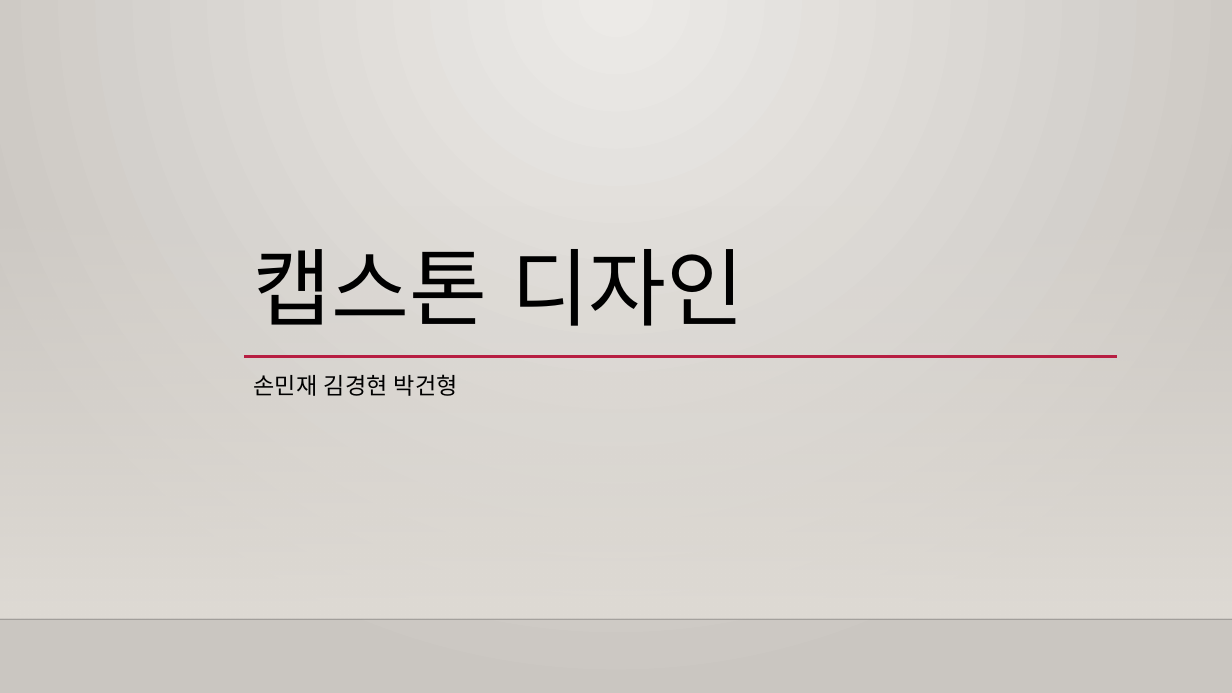
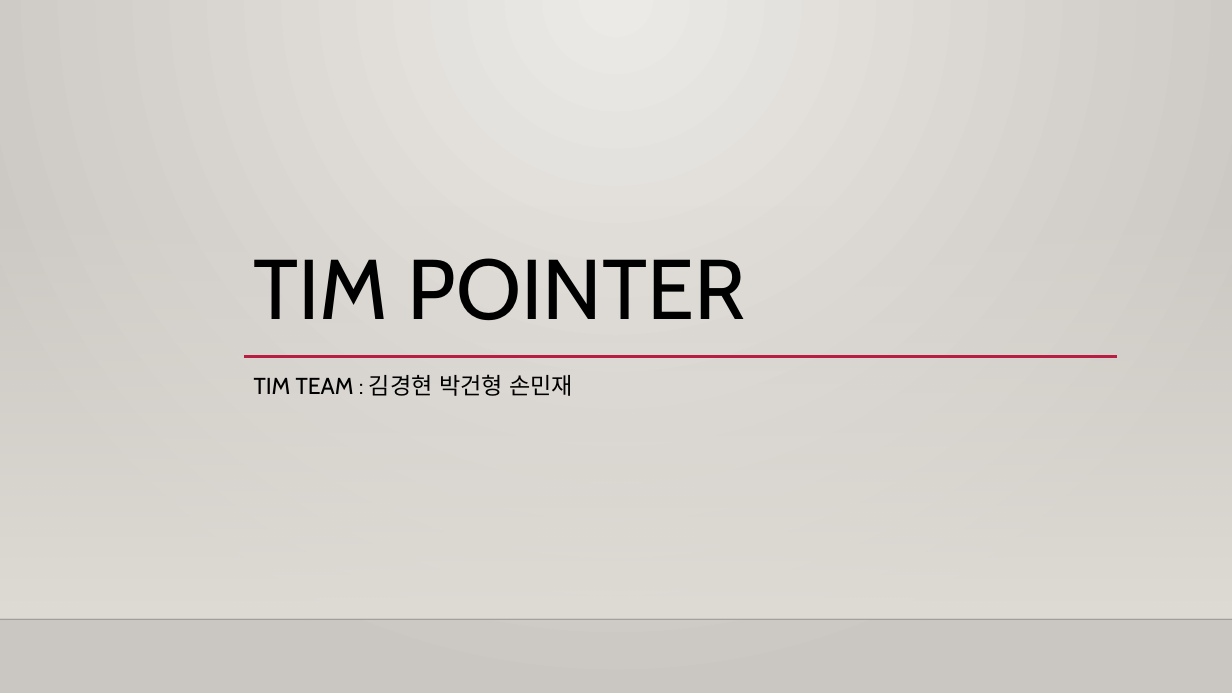
Before and after one commit to Capstone-Design/Documents, a slide deck: slide 1 of 캡스톤디자인발표 17.10.19.pptx. Drawn at 1232x693 pixels with LibreOffice and Linux fonts; fonts in the diff are those of the drawing; background and template pictures are left out. Boxes give left, top, right and bottom in pixels: in the first picture for what was removed or moved away, otherwise in the second. Text is boxed around its words. In the diff, an @@ line names an element or a change of style, - is before the commit and + after.

```diff
--- a/캡스톤디자인발표 17.10.19.pptx
+++ b/캡스톤디자인발표 17.10.19.pptx
@@ title at (254, 258, 746, 321): text changed @@
-캡스톤 디자인
+TIM POINTER
@@ subtitle at (254, 374, 573, 396): text changed @@
-손민재 김경현 박건형
+TIM TEAM : 김경현 박건형 손민재
```
Also in this commit, not shown: 9 other slides changed, 4 slides added.
